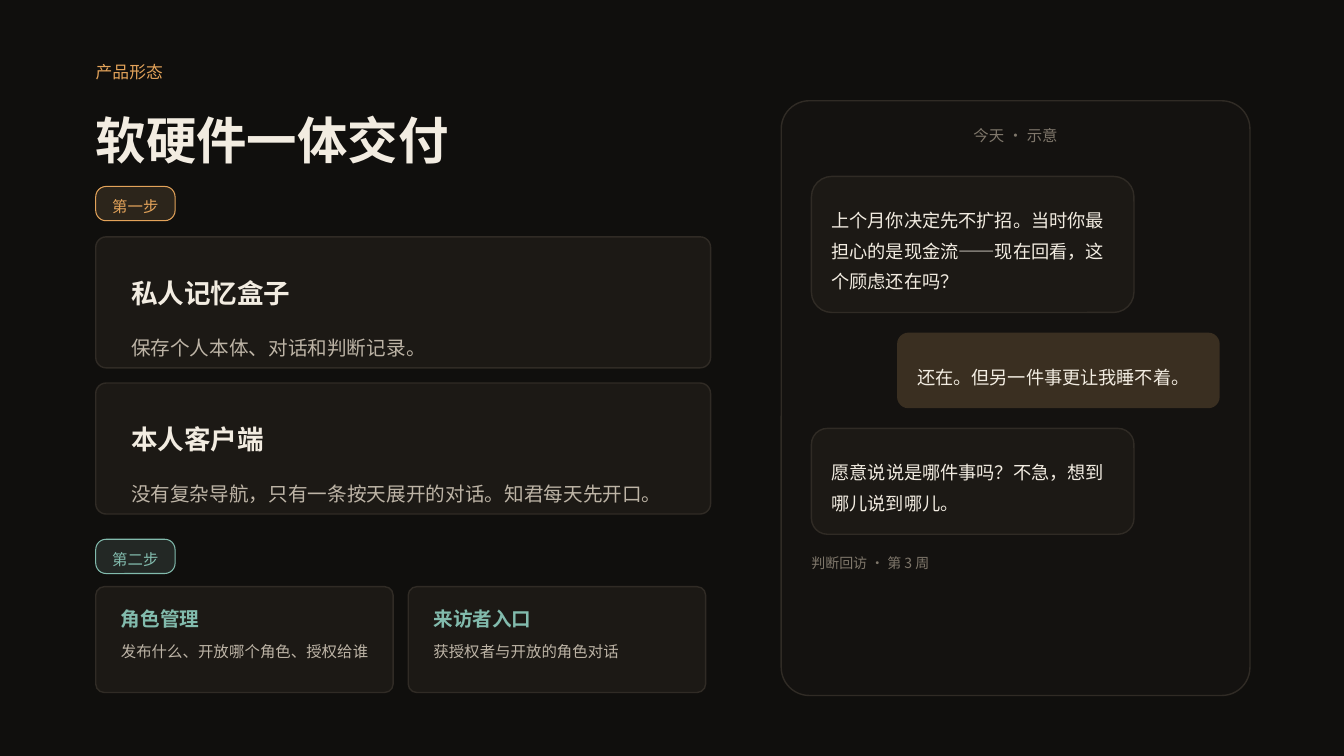
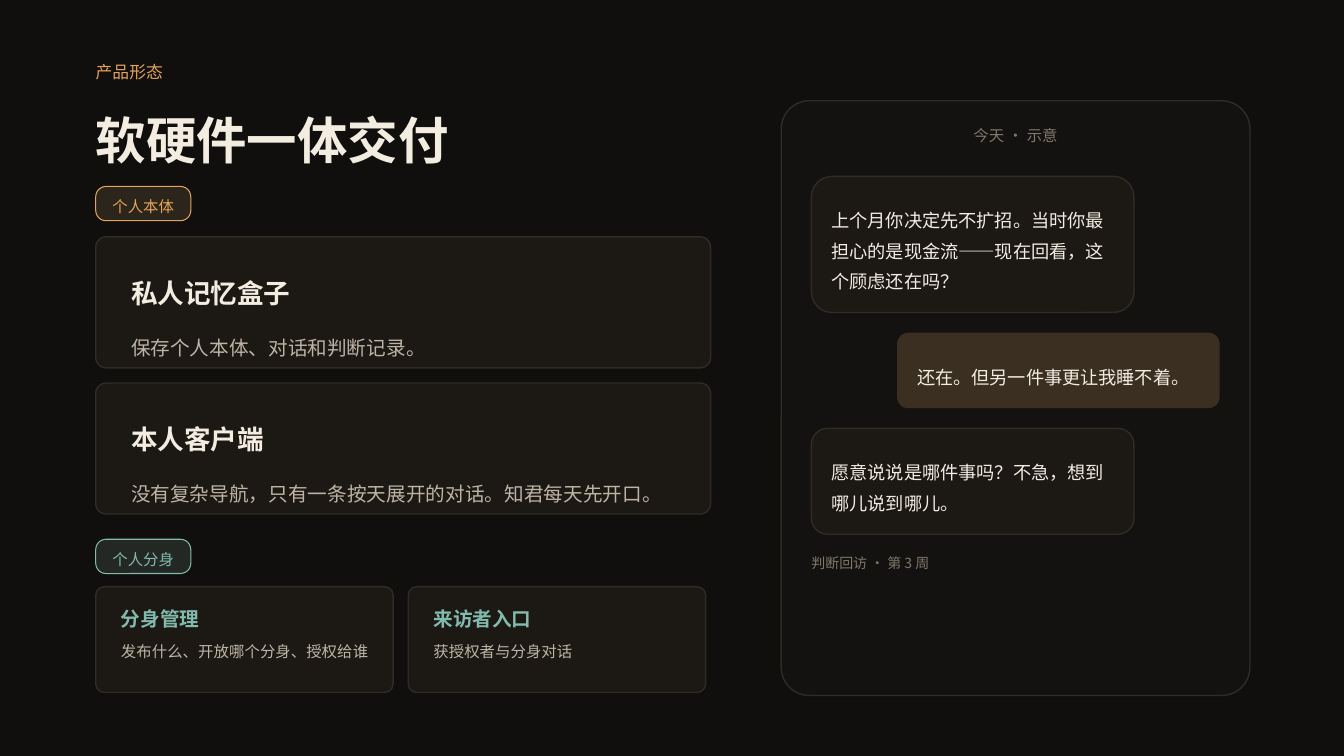
Before and after one commit to finewood2008/centaurAI, a slide deck: slide 10 of docs/product/ZHIJUN_BUSINESS_PLAN.pptx. Drawn at 1344x756 pixels with LibreOffice and Linux fonts; fonts in the diff are those of the drawing. Boxes give left, top, right and bottom in pixels: in the first picture for what was removed or moved away, otherwise in the second. Text is boxed around its words. In the diff, an @@ line names an element or a change of style, - is before the commit and + after.

```diff
--- a/docs/product/ZHIJUN_BUSINESS_PLAN.pptx
+++ b/docs/product/ZHIJUN_BUSINESS_PLAN.pptx
@@ rounded rectangle: place and size @@
-rounded rectangle at (96, 187, 175, 221)
+rounded rectangle at (96, 187, 191, 221)
@@ text at (112, 199, 174, 213): text changed @@
-第一步
+个人本体
@@ rounded rectangle: place and size @@
-rounded rectangle at (96, 539, 175, 574)
+rounded rectangle at (96, 539, 191, 574)
@@ text at (112, 552, 174, 566): text changed @@
-第二步
+个人分身
@@ text at (121, 609, 199, 628): text changed @@
-角色管理
+分身管理
@@ text at (121, 644, 368, 659): text changed @@
-发布什么、开放哪个角色、授权给谁
+发布什么、开放哪个分身、授权给谁
@@ text at (433, 644, 572, 658): text changed @@
-获授权者与开放的角色对话
+获授权者与分身对话
```
Also in this commit, not shown: 18 other slides changed, 1 slide added, 2 other files.
